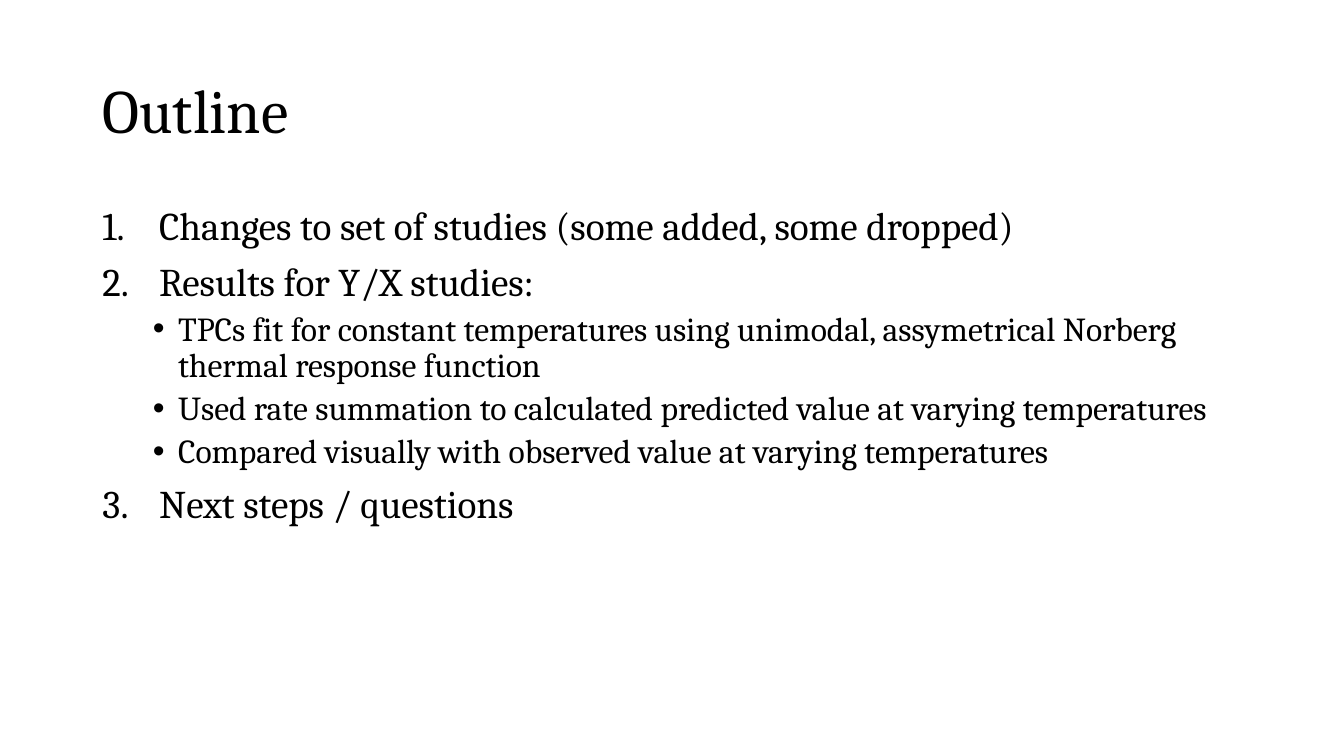
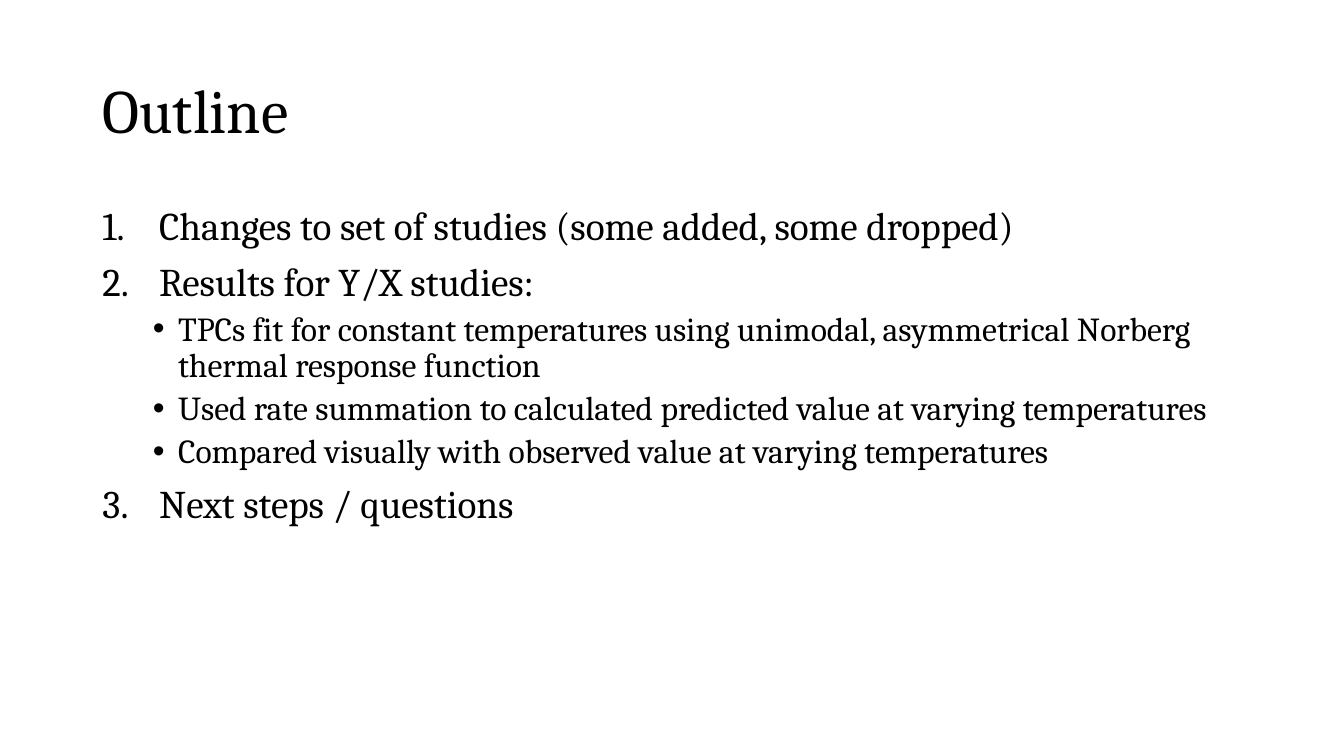
Before and after one commit to JoeyBernhardt/vectorbite-rate-summation, a slide deck: slide 2 of VBite2019_WGPres.pptx. Drawn at 1344x756 pixels with LibreOffice and Linux fonts; fonts in the diff are those of the drawing. Boxes give left, top, right and bottom in pixels: in the first picture for what was removed or moved away, otherwise in the second. Text is boxed around its words. In the diff, an @@ line names an element or a change of style, - is before the commit and + after.

Commit message:
more changes to the presentation

```diff
--- a/VBite2019_WGPres.pptx
+++ b/VBite2019_WGPres.pptx
@@ text at box(178, 317, 1190, 384): text changed @@
-  • TPCs fit for constant temperatures using unimodal, assymetrical Norberg thermal response function
+  • TPCs fit for constant temperatures using unimodal, asymmetrical Norberg thermal response function
```
Also in this commit, not shown: 7 other slides changed.
